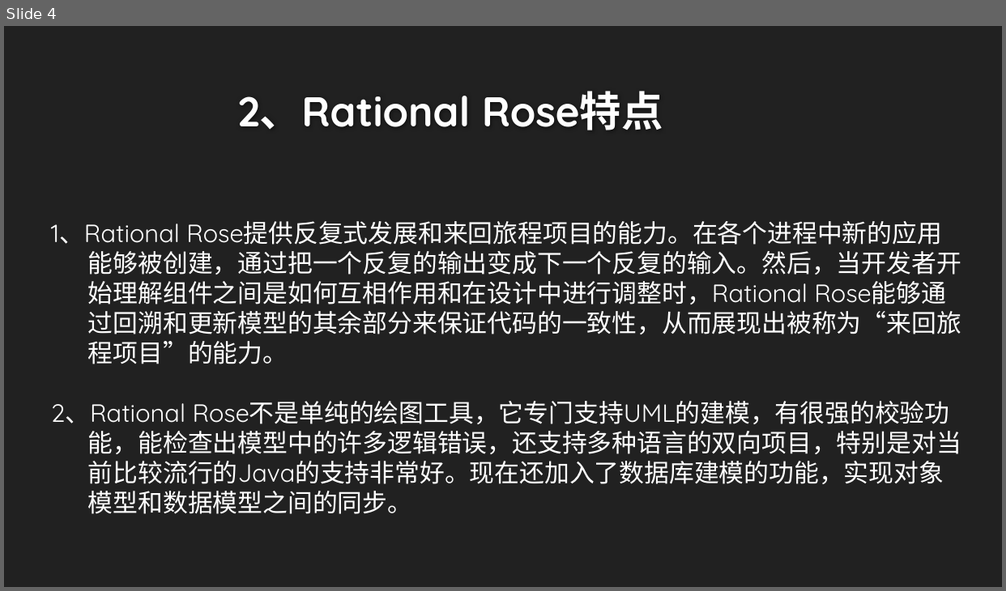
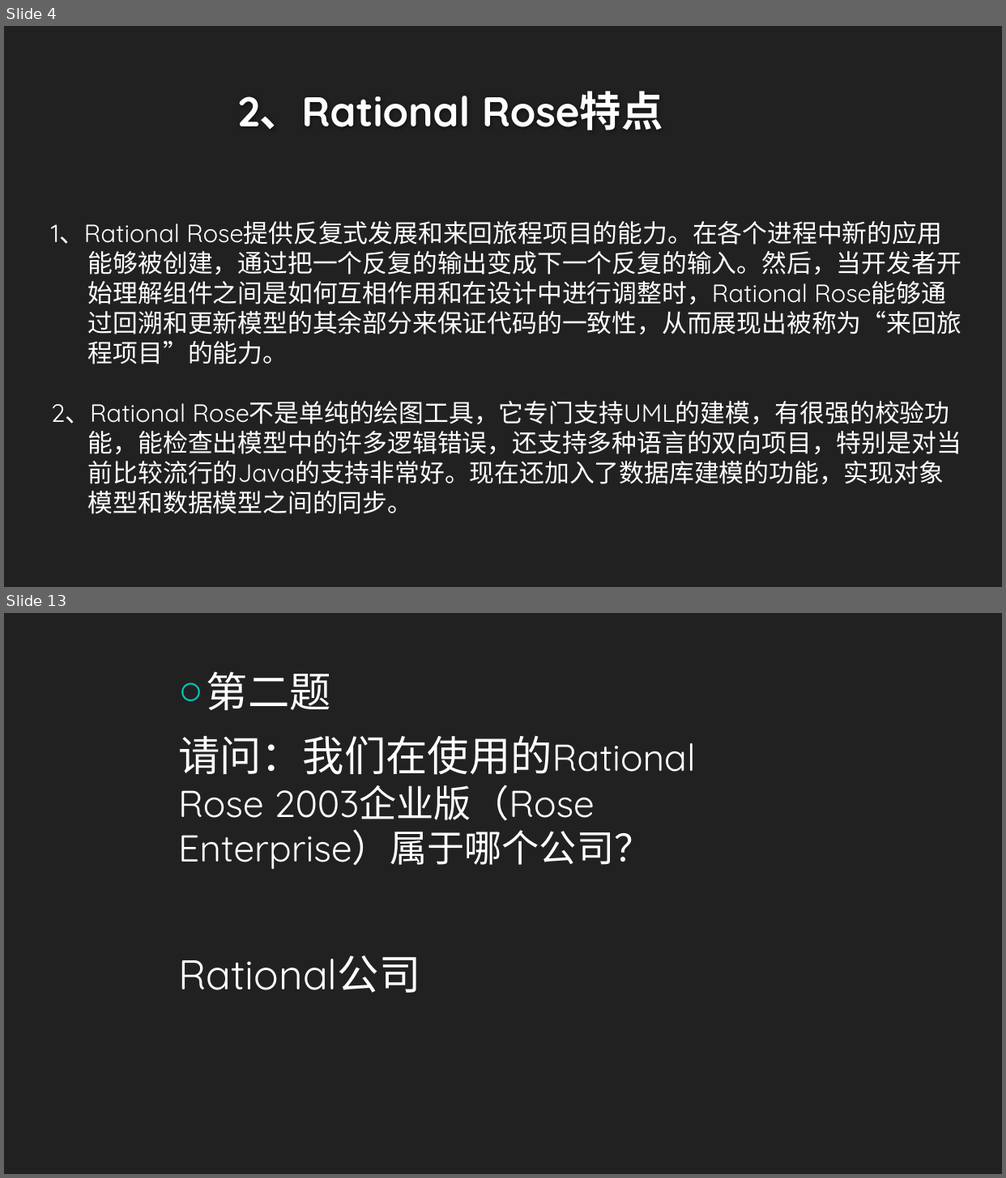
Before and after one commit to twn422/PRD2017, a slide deck: PRD-2017-G24/STW/非受控文件/翻转课堂作业/UML工具：Rational Rose/UML工具：Rational Rose.pptx. Shown one above the other, each under a label of ours: slide 4 before the commit, slides 4 and 13 after it; the slides between them are not shown. The pictures are 1006x591 and 1006x1178 pixels, drawn with LibreOffice and Linux fonts; fonts in the diff are those of the drawing; background and template pictures are left out. Boxes give left, top, right and bottom in pixels: in the first picture for what was removed or moved away, otherwise in the second. Text is boxed around its words. In the diff, an @@ line names an element or a change of style, - is before the commit and + after.

```diff
--- a/PRD-2017-G24/STW/非受控文件/翻转课堂作业/UML工具：Rational Rose/UML工具：Rational Rose.pptx
+++ b/PRD-2017-G24/STW/非受控文件/翻转课堂作业/UML工具：Rational Rose/UML工具：Rational Rose.pptx
@@ slide 13 added at [4, 613, 1002, 1174], background #212121 @@
@@ text added at [178, 671, 696, 993], 36 pt, text #FFFFFF @@
+○ 第二题
+请问：我们在使用的Rational Rose 2003企业版（Rose Enterprise）属于哪个公司？
+Rational公司
```
Also in this commit, not shown: 4 slides changed, 9 other slides added, 3 slides removed, 2 other files.
